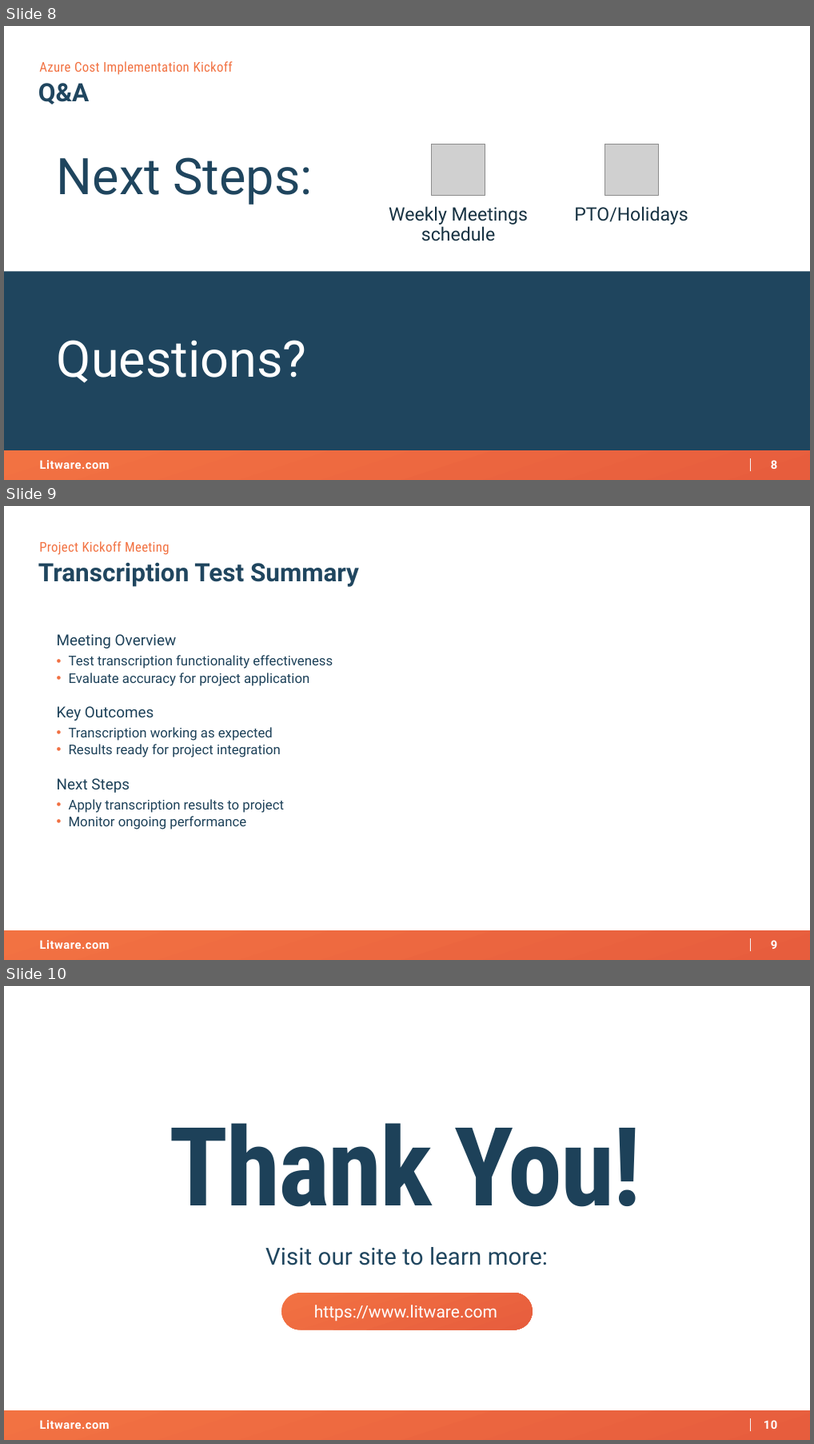
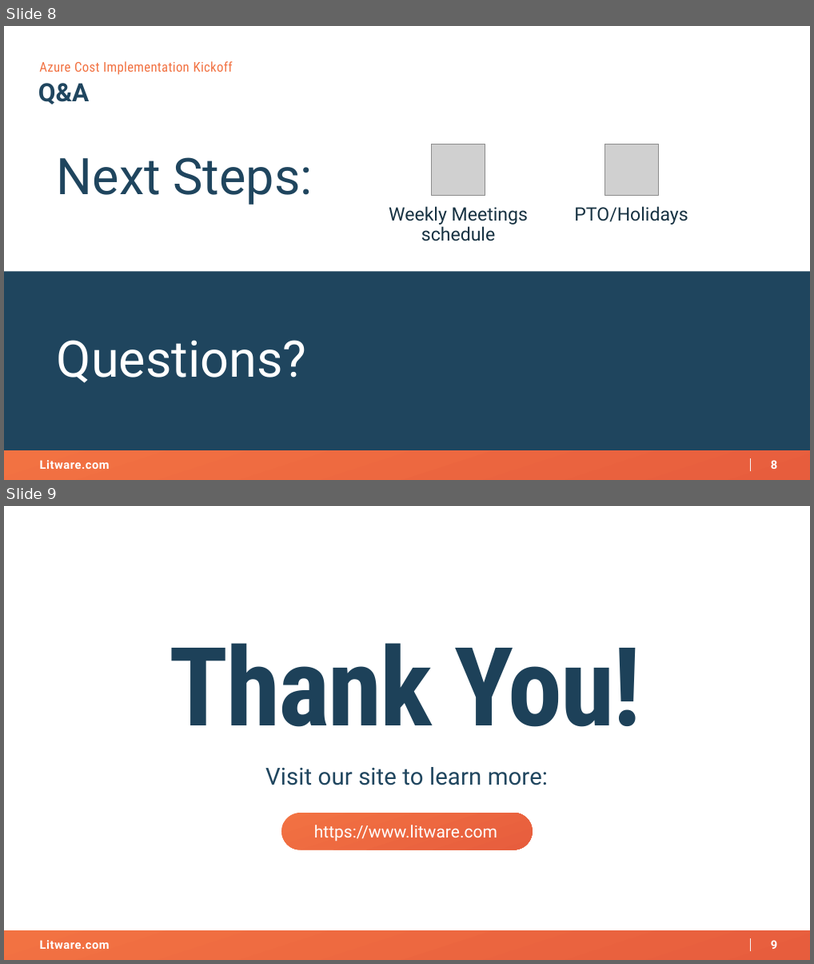
Before and after one commit to AKercha1/justtemporary, a slide deck: someproject/artifacts/kickoff-deck.pptx. Shown one above the other, each under a label of ours: slides 8, 9 and 10 before the commit, slides 8 and 9 after it. The pictures are 814x1444 and 814x964 pixels, drawn with LibreOffice and Linux fonts; fonts in the diff are those of the drawing; grey boxes stand for pictures; background and template pictures are left out. Boxes give left, top, right and bottom in pixels: in the first picture for what was removed or moved away, otherwise in the second. Text is boxed around its words. In the diff, an @@ line names an element or a change of style, - is before the commit and + after.

Commit message:
[someproject] Update artifacts/kickoff-deck.pptx

```diff
--- a/someproject/artifacts/kickoff-deck.pptx
+++ b/someproject/artifacts/kickoff-deck.pptx
@@ slide 9 removed at box(4, 506, 810, 960), background #FFFFFF; not listed: 4 template elements that a slide beside it also shows @@
@@ text removed at box(39, 541, 169, 555) @@
-Project Kickoff Meeting
@@ text removed at box(38, 562, 359, 587) @@
-Transcription Test Summary
@@ text removed at box(57, 634, 333, 829) @@
-Meeting Overview
-• Test transcription functionality effectiveness
-• Evaluate accuracy for project application
-Key Outcomes
-• Transcription working as expected
-• Results ready for project integration
-Next Steps
-• Apply transcription results to project
-• Monitor ongoing performance
@@ what was slide 10 is now slide 9 @@
@@ page number at box(771, 940, 778, 948): text changed @@
-10
+9
```
